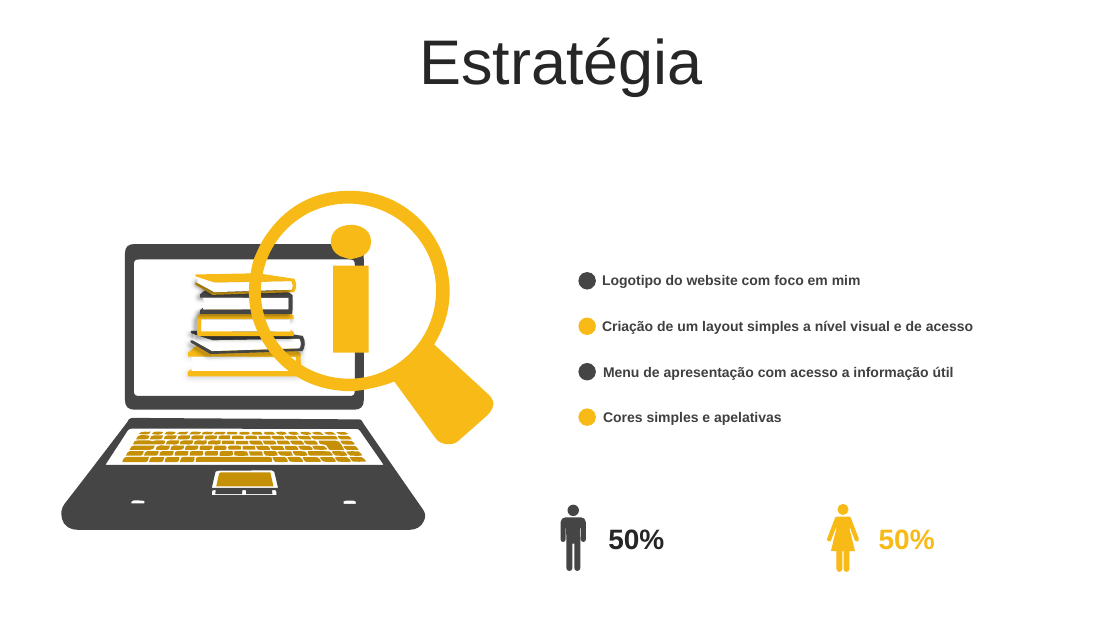
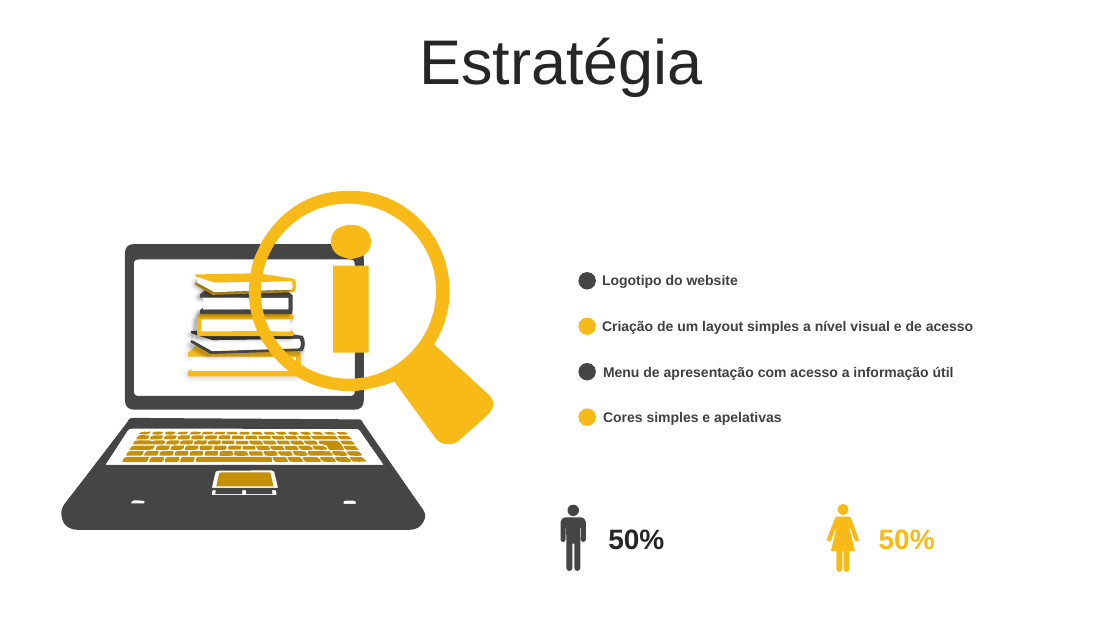
Before and after one commit to vitorcross/vitorcross.github.io, a slide deck: slide 5 of sides/portfolio vc.pptx. Drawn at 1120x630 pixels with LibreOffice and Linux fonts; fonts in the diff are those of the drawing. Boxes give left, top, right and bottom in pixels: in the first picture for what was removed or moved away, otherwise in the second. Text is boxed around its words. In the diff, an @@ line names an element or a change of style, - is before the commit and + after.

```diff
--- a/sides/portfolio vc.pptx
+++ b/sides/portfolio vc.pptx
@@ text at (602, 275, 738, 288): text changed @@
-Logotipo do website com foco em mim
+Logotipo do website
```
Also in this commit, not shown: 3 other slides changed, 15 other files.
